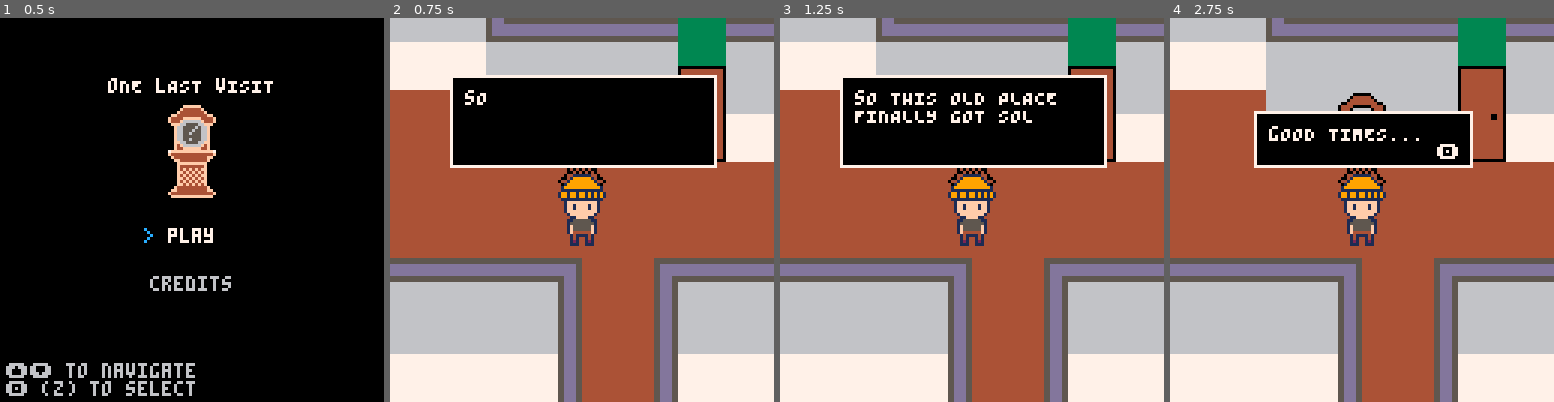
Above: before the commit, frames 1-4 (left to right).
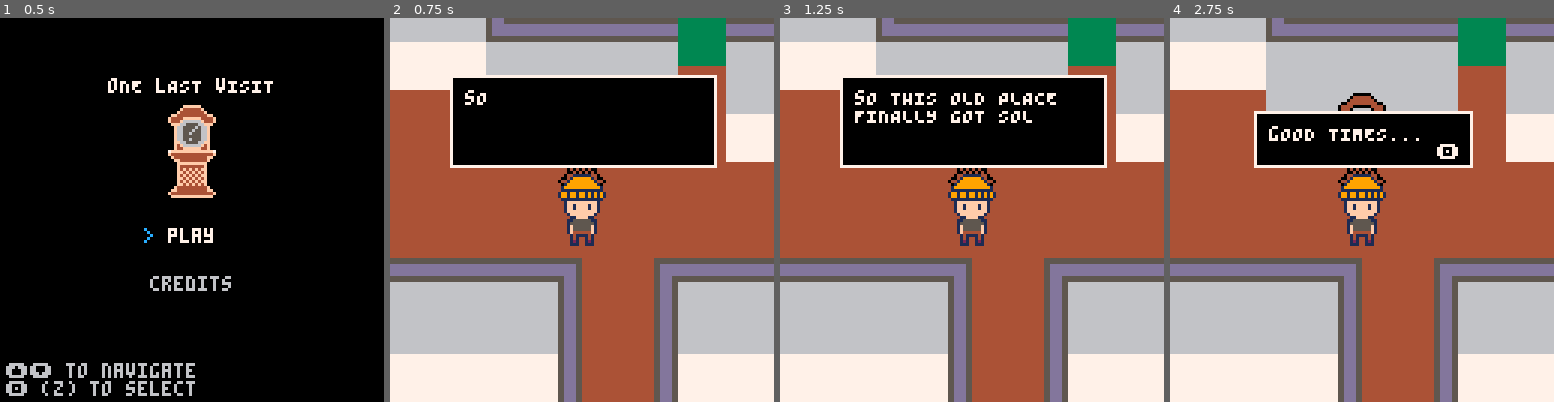
Above: after the commit, the same moments.

Repository: PaoloPortugal/one-last-visit
Game: PICO-8 cartridge mini-jam.p8
The game is run twice, just before and just after one commit, with the same random seed, the same clock (stepped at 60 frames per second) and the same inputs.
Inputs:
- Up to frame 1 (0.5 s): tap X (X key) at 0.33 s
- Up to frame 2 (0.75 s): tap O (Z key) at 0.7 s
- Up to frame 3 (1.25 s): tap X (X key) at 1.07 s
- Up to frame 4 (2.75 s): hold Right 1.6-2.1 s; tap O (Z key) at 1.7, 2.1, 2.5 s; tap X (X key) at 1.85 s; hold Up 2.15-2.42 s; hold Right from 2.47 s (still down)

Frame 1 is identical in both runs. In frame 2, 0.3% of the frame differs, in the area x 75-88%, y 12-38%; in frame 3, 0.3%; in frame 4, 0.5%.

Commit message:
Update mini-jam.p8

Diff:
--- a/mini-jam.p8
+++ b/mini-jam.p8
@@ -435,32 +435,32 @@
 000000003a3b3b3b3b3b3b3b3b3b3b3b3c0000000000000000000000000000000000000000000000000000000000000000000000000000000000000000000000003a3b3b3b3b3b3b3b3b3b3b3b3c0000000000000000000000000000000000000000000000000000000000000000000000000000000000000000000000000000
 00000000391f1f1f1f1f1f1f1f1f1f1f39000000000000000000000000000000000000000000000000000000000000000000000000000000000000000000000000391f1f1f1f1f1f1f1f1f1f1f390000000000000000000000000000000000000000000000000000000000000000000000000000000000000000000000000000
 00000000391f1f1f1f1f1f1f1f1f1f1f39000000000000000000000000000000000000000000000000000000000000000000000000000000000000000000000000391f1f1f1f1f1f1f1f1f1f1f390000000000000000000000000000000000000000000000000000000000000000000000000000000000000000000000000000
-00000000391f1f1f1f1f1f1f1f1f1f1f39000000000000000000000000000000000000000000000000000000000000000000000000000000000000000000000000391f1f1f1f1f1f1f1f1f1f1f390000000000000000000000000000000000000000000000000000000000000000000000000000000000000000000000000000
-0000000039464646464646464646464639000000000000000000000000000000000000000000000000000000000000000000000000000000000000000000000000394646464646464646464646390000000000000000000000000000000000000000000000000000000000000000000000000000000000000000000000000000
-0000000039464646464646464646464639adaeadaeadaeadaeadaeadaeadaeadaeadaeadaeadaeadae000000000000000000000000000000000000000000000000398c8d4a4b4c8e8f4660616239adaeadaeadaeadaeadaeadaeadaeadaeadaeadaeadaeadae0000000000000000000000000000000000000000000000000000
-0000000039444444444444444444444439bdbebdbebdbebdbebdbebdbebdbebdbebdbebdbebdbebdbeebec00000000000000000000000000000000000000000000399c9d5a5b5c9e9f4470717239bdbebdbebdbebdbebdbebdbebdbebdbebdbebdbebdbebdbeebec000000000000000000000000000000000000000000000000
-0000000039444444444444444444444439474747474747474747474747474747474747474747474747fbfc000000000000000000000000000000000000000000003944446a6b6c44444444444439474747474747474747474747474747474747474747474747fbfc000000000000000000000000000000000000000000000000
-0000000039444444444444444444444439474747848586874747474747474747474747474747474747ebec000000000000000000000000000000000000000000003944447a7b7c44444444444439474747808182834747474747474747474747474747474747ebec000000000000000000000000000000000000000000000000
-0000000039444444444444444444444439474747949596974747474747474747474747474747474747fbfc0000000000000000000000000000000000000000000039444444444444444444444439474747909192934747474747474747474747474747474747fbfc000000000000000000000000000000000000000000000000
-00000000394444444444444444444444394747474747474747474747474747444444477e3b3b3b3b3b3b3b3b3b3b3b3b3b3b3b3b3b3c0000000000000000000000394444444444444444444444394747474747474747474747474747444444473a3b3b3b3b3b3b3b3b3b3b3b3b3b3b3b3b3b3c00000000000000000000000000
-000000003d3b3b3b3b3b3b3b3c44443a3e4747474747474747474747474747444444477d2f2f2f2f2f1f54542f2f2f2f2f2f2f2f2f3900000000000000000000003d3b3b3b3b3b3b3b3c44443a3e474747474747474747474747474744444447392f2f2f2f2f1f1f1f2f2f2f2f2f2f2f2f2f3900000000000000000000000000
-3a3b3b3b0f3b3b3b3b3b3b3b3e44443d0f3b3b3b7f47474747474747474747444444477d2f2f2f2f2f1f54542f2f2f2f2f2f2f2f2f39000000000000003a3b3b3b0f3b3b3b3b3b3b3b3e44443d0f3b3b3b7f4747474747474747474744444447392f2f2f2f2f1f1f1f2f2f2f2f2f2f2f2f2f3900000000000000000000000000
-391f1f1f1f1f1f1f1f1f1f1f1f44441f1f2f2f2f7d4747474747474747474744444447391f1f1f1f1f1f54541f1f1f1f1f1f1f1f1f3900000000000000391f1f1f1f1f1f1f1f1f1f1f1f44441f1f2f2f2f7d4747474747474747474744444447391f48491f1f1f1f1f1f1f1f1f1f1f1f1f1f3900000000000000000000000000
+00000000391f1f1f1f1f1f1f1f1f1f1f393b3b3b3b3b3b3b3b3b3b3b3b3b3b3b3b3b3b3b3b3b3b3b3b3c0000000000000000000000000000000000000000000000391f1f1f1f1f1f1f1f1f1f1f393b3b3b3b3b3b3b3b3b3b3b3b3b3b3b3b3b3b3b3b3b3b3b3b3c00000000000000000000000000000000000000000000000000
+00000000394646464646464646464646391f1f1f1f1f1f1f1f1f1f1f1f1f1f1f1f1f1f1f1f1f1f1f1f390000000000000000000000000000000000000000000000394646464646464646464646391f1f1f1f1f1f1f1f1f1f1f1f1f1f1f1f1f1f1f1f1f1f1f1f3900000000000000000000000000000000000000000000000000
+00000000394646464646464646464646391f1f1f1f1f1f1f1f1f1f1f1f1f1f1f1f1f1f1f1f1f1f1f1f390000000000000000000000000000000000000000000000398c8d4a4b4c8e8f46606162391f1f1f1f1f1f1f1f1f1f1f1f1f1f1f1f1f1f1f1f1f1f1f1f3900000000000000000000000000000000000000000000000000
+00000000394444444444444444444444391f1f1f1f1f1f1f1f1f1f1f1f1f1f1f1f1f1f1f1f1f1f1f1f390000000000000000000000000000000000000000000000399c9d5a5b5c9e9f44707172391f1f1f1f1f1f1f1f1f1f1f1f1f1f1f1f1f1f1f1f1f1f1f1f3900000000000000000000000000000000000000000000000000
+00000000394444444444444444444444394747474747474747474747474747474747474747474747473900000000000000000000000000000000000000000000003944446a6b6c444444444444394747474747474747474747474747474747474747474747473900000000000000000000000000000000000000000000000000
+00000000394444444444444444444444394747478485868747474747474747474747474747474747473900000000000000000000000000000000000000000000003944447a7b7c444444444444394747478081828347474747474747474747474747474747473900000000000000000000000000000000000000000000000000
+0000000039444444444444444444444439474747949596974747474747474747474747474747474747390000000000000000000000000000000000000000000000394444444444444444444444394747479091929347474747474747474747474747474747473900000000000000000000000000000000000000000000000000
+00000000394444444444444444444444394747474747474747474747474747444444477e3b3b3b3b3b3b3b3b3b3b3b3b3b3b3b3b3b3c0000000000000000000000394444444444444444444444394747474747474747474747474747afbfbf473a3b3b3b3b3b3b3b3b3b3b3b3b3b3b3b3b3b3c00000000000000000000000000
+000000003d3b3b3b3b3b3b3b3c44443a3e4747474747474747474747474747444444477d2f2f2f2f2f1f54542f2f2f2f2f2f2f2f2f3900000000000000000000003d3b3b3b3b3b3b3b3c44443a3e4747474747474747474747474747bfafbf47392f2f2f2f2f1f1f1f2f2f2f2f2f2f2f2f2f3900000000000000000000000000
+3a3b3b3b0f3b3b3b3b3b3b3b3e44443d0f3b3b3b7f47474747474747474747444444477d2f2f2f2f2f1f54542f2f2f2f2f2f2f2f2f39000000000000003a3b3b3b0f3b3b3b3b3b3b3b3e44443d0f3b3b3b7f47474747474747474747afbfbf47392f2f2f2f2f1f1f1f2f2f2f2f2f2f2f2f2f3900000000000000000000000000
+391f1f1f1f1f1f1f1f1f1f1f1f44441f1f2f2f2f7d4747474747474747474744444447391f1f1f1f1f1f54541f1f1f1f1f1f1f1f1f3900000000000000391f1f1f1f1f1f1f1f1f1f1f1f44441f1f2f2f2f7d47474747474747474747bfafbf47391f48491f1f1f1f1f1f1f1f1f1f1f1f1f1f3900000000000000000000000000
 391f2f2f2f2f2f2f2f2f2f2f1f44441f1f2f2f2f7d474747474747474747474747474739464646464646545446464646c9ca4646463900000000000000391f2f2f2f2f2f2f2f2f2f2f1fcecf1f1f2f2f2f7d474747474747474747474747474739465859464646464646464646c9ca4646463900000000000000000000000000
 391f1f1f1f1f1f1f1f1f1f1f1f44441f1f1f1f1f3d3b3b3b3b3b3b3b47473b3b3b3b3b3e46464646464654544646c7c8d9dae7e8463900000000000000391f1f1f1f1f1f1f1ff9fa1f1fdedf1f1f1f1f1f3d3b3b3b3b3b3b3b47473b3b3b3b3b3e46686946464646464646c7c8d9dae7e8463900000000000000000000000000
 39464646464646464646464646444446464646461f2f2f2f2f2f2f2f47472f2f2f2f2f1f44444444444444444444d7d8e9eaf7f8443900000000000000394646464646464646d5d64646eeef46464646461f2f2f2f2f2f2f2f47472f2f2f2f2f1f44787944444444444444d7d8e9eaf7f8443900000000000000000000000000
-39464646464646464646464646444446464646461f2f2f2f2f2f2f2fcecf2f2f2f2f2f1f44444444444444444444444444444444443900000000000000394646cbcccd464646e5e64646feff46464646461f2f2f2f2f2f2f2fcecf2f2f2f2f2f1f44444444444444444444444444444444443900000000000000000000000000
-39444444444444444444444444444444444444441f1f1fc0c11f1f1fdedf1f1f1f1f1f1f44444444444444444444444444444444443900000000000000394444dbdcdd444444f5f64444444444444444441f1f1fc0c11f1f1fdedf1f1f1f1f1f1f44444444444444444444444444444444443900000000000000000000000000
-3944444444444444444444444444444444444444464646d0d1464646eeef464646464646444444444444444444444444444444444439000000000000003944444444444444444444444444444444444444464646d0d1464646eeef46464646464544444444444444444444444444444444443900000000000000000000000000
-3944444444444444444444444444444444444444464646e0e1464646feff464646464646444444444444444444444444444444444439000000000000003944444444444444444444444444444444444444464646e0e1464646feff46464646465544444444444444444444444444444444443900000000000000000000000000
+39464646464646464646464646444446464646461f2f2f2f2f2f2f2f44442f2f2f2f2f1f44444444444444444444444444444444443900000000000000394646cbcccd464646e5e64646feff46464646461f2f2f2f2f2f2f2fcecf2f2f2f2f2f1f44444444444444444444444444444444443900000000000000000000000000
+39444444444444444444444444444444444444441f1f1fc0c11f1f1f44441f1f1f1f1f1f44444444444444444444444444444444443900000000000000394444dbdcdd444444f5f64444444444444444441f1f1fc0c11f1f1fdedf1f1f1f1f1f1f44444444444444444444444444444444443900000000000000000000000000
+3944444444444444444444444444444444444444464646d0d14646464444464646464646444444444444444444444444444444444439000000000000003944444444444444444444444444444444444444464646d0d1464646eeef46464646464544444444444444444444444444444444443900000000000000000000000000
+3944444444444444444444444444444444444444464646e0e14646464444464646464646444444444444444444444444444444444439000000000000003944444444444444444444444444444444444444464646e0e1464646feff46464646465544444444444444444444444444444444443900000000000000000000000000
 3944444444444444444444444444444444444444444444f0f1444444444444444444444444444444444444444444444444444444443900000000000000394d4e5657444444444444444444444444444444444444f0f1444444444444444444444444444444444444444444444444444444443900000000000000000000000000
 39444444444444444444444444444444444444444444444444444444444444444444444444444444444444444444444444444444443900000000000000395d5e666744444444444444444444444444444444444444444444444444444444444444444444444444444488898a8b44444444443900000000000000000000000000
 39444444444444444444444444444444444444444444444444444444444444444444444444444444444444444444444444444444443900000000000000396d6e767744444444444444444444444444444444444444444444444444444444444444444444444444444498999a9b44444444443900000000000000000000000000
 3944444444444444444444444444444444444444444444444444444444444444444444444444444444444444444444444444444444390000000000000039444444444444444444444444444444444444444444444444444444444444444444444444444444444444444444444444444444443900000000000000000000000000
-3d3b3b3b3b3b3b3b3b3b3b3b3b3b3b3b3b3b3b3b3b3b3b3c4444443a3b3b3b3b3b3b3b3b3b3b3b3b3b3b3b3b3b3b3b3b3b3b3b3b3b3e000000000000003d3b3b3b3b3b3b3b3b3b3b3b3b3b3b3b3b3b3b3b3b3b3b3c4444443a3b3b3b3b3b3b3b3b3b3b3b3b3b3b3b3b3b3b3b3b3b3b3b3b3b3e00000000000000000000000000
-1f2f2f2f2f2f2f2f2f2f2f2f2f2f2f2f2f2f2f2f2f2f2f39444444392f2f2f2f2f2f2f2f2f2f2f2f2f2f2f2f2f2f2f2f2f2f2f2f2f1f000000000000001f2f2f2f2f2f2f2f2f2f2f2f2f2f2f2f2f2f2f2f2f2f2f39444444392f2f2f2f2f2f2f2f2f2f2f2f2f2f2f2f2f2f2f2f2f2f2f2f2f1f00000000000000000000000000
-1f2f2f2f2f2f2f2f2f2f2f2f2f2f2f2f2f2f2f2f2f2f2f39444444392f2f2f2f2f2f2f2f2f2f2f2f2f2f2f2f2f2f2f2f2f2f2f2f2f1f000000000000001f2f2f2f2f2f2f2f2f2f2f2f2f2f2f2f2f2f2f2f2f2f2f39444444392f2f2f2f2f2f2f2f2f2f2f2f2f2f2f2f2f2f2f2f2f2f2f2f2f1f00000000000000000000000000
-1f2f2f2f2f2f2f2f2f2f2f2f2f2f2f2f2f2f2f2f2f2f2f39444444392f2f2f2f2f2f2f2f2f2f2f2f2f2f2f2f2f2f2f2f2f2f2f2f2f1f000000000000001f2f2f2f2f2f2f2f2f2f2f2f2f2f2f2f2f2f2f2f2f2f2f39444444392f2f2f2f2f2f2f2f2f2f2f2f2f2f2f2f2f2f2f2f2f2f2f2f2f1f00000000000000000000000000
+3d3b3b3b3b3b3b3b3b3b3b3b3b3b3b3b3b3b3b3b3b3b3b7f4444447e3b3b3b3b3b3b3b3b3b3b3b3b3b3b3b3b3b3b3b3b3b3b3b3b3b3e000000000000003d3b3b3b3b3b3b3b3b3b3b3b3b3b3b3b3b3b3b3b3b3b3b7f4444447e3b3b3b3b3b3b3b3b3b3b3b3b3b3b3b3b3b3b3b3b3b3b3b3b3b3e00000000000000000000000000
+1f2f2f2f2f2f2f2f2f2f2f2f2f2f2f2f2f2f2f2f2f2f2f7d4444447d2f2f2f2f2f2f2f2f2f2f2f2f2f2f2f2f2f2f2f2f2f2f2f2f2f1f000000000000001f2f2f2f2f2f2f2f2f2f2f2f2f2f2f2f2f2f2f2f2f2f2f7d4444447d2f2f2f2f2f2f2f2f2f2f2f2f2f2f2f2f2f2f2f2f2f2f2f2f2f1f00000000000000000000000000
+1f2f2f2f2f2f2f2f2f2f2f2f2f2f2f2f2f2f2f2f2f2f2f7d4444447d2f2f2f2f2f2f2f2f2f2f2f2f2f2f2f2f2f2f2f2f2f2f2f2f2f1f000000000000001f2f2f2f2f2f2f2f2f2f2f2f2f2f2f2f2f2f2f2f2f2f2f7d4444447d2f2f2f2f2f2f2f2f2f2f2f2f2f2f2f2f2f2f2f2f2f2f2f2f2f1f00000000000000000000000000
+1f2f2f2f2f2f2f2f2f2f2f2f2f2f2f2f2f2f2f2f2f2f2f7d4444447d2f2f2f2f2f2f2f2f2f2f2f2f2f2f2f2f2f2f2f2f2f2f2f2f2f1f000000000000001f2f2f2f2f2f2f2f2f2f2f2f2f2f2f2f2f2f2f2f2f2f2f7d4444447d2f2f2f2f2f2f2f2f2f2f2f2f2f2f2f2f2f2f2f2f2f2f2f2f2f1f00000000000000000000000000
 4646464646464646464646464646464646464646464646394444443946464646464646464646464646464646464646464646464646460000000000000046464646464646464646464646464646464646464646463944444439464646464646464646464646464646464646464646464646464600000000000000000000000000
 4646464646464646464646464646464646464646464646394444443946464646464646464646464646464646464646464646464646460000000000000046464646464646464646464646464646464646464646463944444439464646464646464646464646464646464646464646464646464600000000000000000000000000
 0000000000000000000000000000000000000000000000395f5f5f390000000000000000000000000000000000000000000000000000000000000000000000000000000000000000000000000000000000000000395f5f5f39000000000000000000000000000000000000000000000000000000000000000000000000000000
Not shown, changed: 40 lines of the sprite sheet (__gfx__) section of mini-jam.p8
Not shown, changed: the sound effects (__sfx__) section of mini-jam.p8
